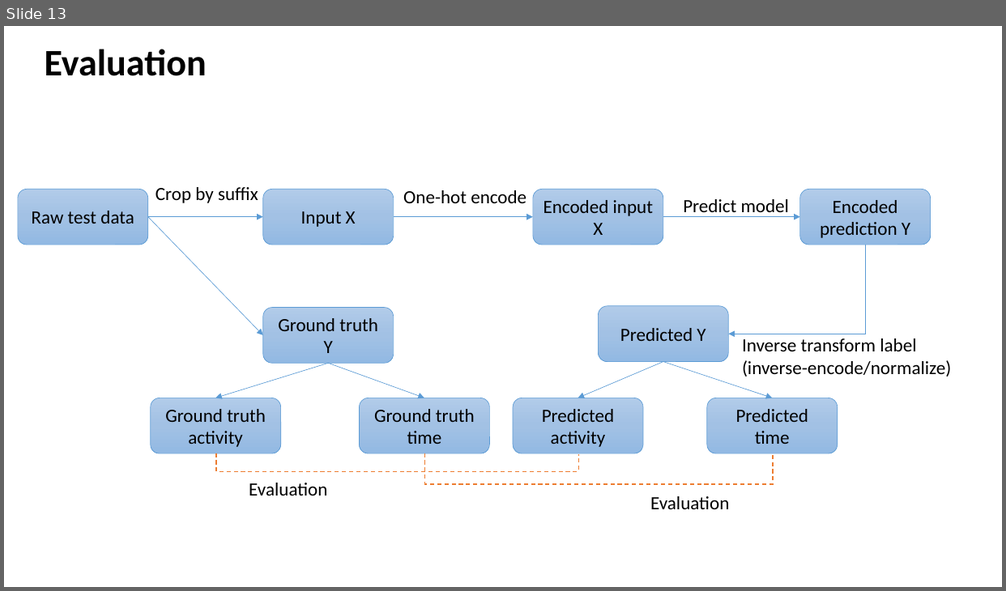
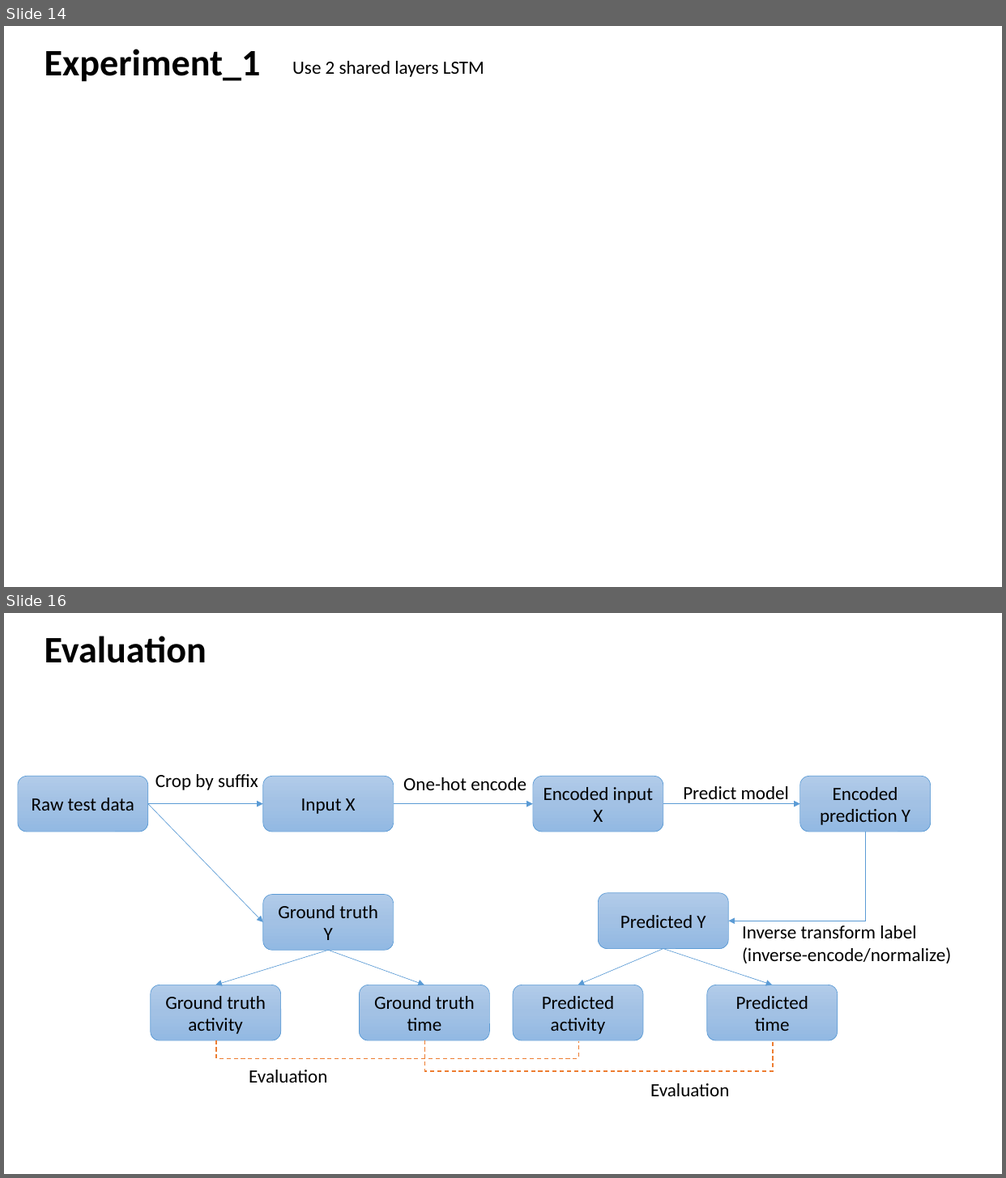
Before and after one commit to guptam/process-sequence, a slide deck: report.pptx. Shown one above the other, each under a label of ours: slide 13 before the commit, slides 14 and 16 after it; the slides between them are not shown. The pictures are 1006x591 and 1006x1178 pixels, drawn with LibreOffice and Linux fonts; fonts in the diff are those of the drawing. Boxes give left, top, right and bottom in pixels: in the first picture for what was removed or moved away, otherwise in the second. Text is boxed around its words. In the diff, an @@ line names an element or a change of style, - is before the commit and + after.

```diff
--- a/report.pptx
+++ b/report.pptx
@@ slide 14 added at <box>4,26,1002,587</box>, background #FFFFFF @@
@@ title added at <box>44,49,261,82</box>, 36 pt, text #000000, bold @@
+Experiment_1
@@ text added at <box>292,61,484,77</box>, 18 pt, text #000000 @@
+Use 2 shared layers LSTM
@@ what was slide 13 is now slide 16 @@
```
Also in this commit, not shown: 2 other slides added, 11 other files.
